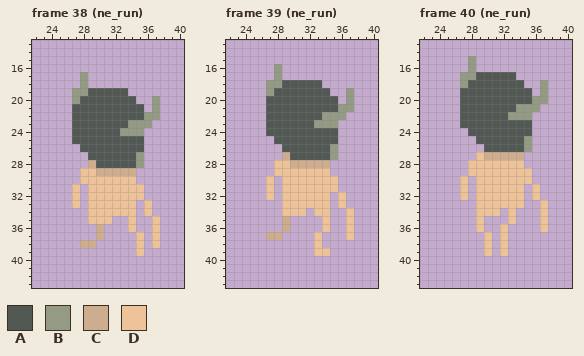
Two states of a pixel-art file, Assets/Sprites/Player/Simple Pete.aseprite. Above, as it was before the edit.
64x64 pixels, 60 frames. Colours within 5 levels of each other are drawn and written as one. Shown: frame 38 (ne_run): x 22..40, y 13..43; frame 39 (ne_run): x 22..40, y 13..43; frame 40 (ne_run): x 22..40, y 13..43. The commit also changed other frames, which this record leaves out.
Visible layers, top first: "Gear/Head/Iron_Helmet", "Head", "Body".
Palette (. is transparent): A #525854  B #949a84  C #cead8f  D #eec39a
Pixels before, frame 38 (ne_run), first column x 27:
17 .B.........
18 .B.........
19 BBAAAAA....
20 BAAAAAAA..B
21 AAAAAAAAA.B
22 AAAAAAAAABB
23 AAAAAAABBB.
24 AAAAAABBB..
25 AAAAAAAAA..
26 .AAAAAAAA..
27 ..AAAAAAB..
28 ..CAAAAAB..
29 .DDCCCCC...
30 .DDDDDDD...
31 D.DDDDDDD..
32 D.DDDDDDD..
33 D.DDDDDD.D.
34 ..DDDDDD.D.
35 ..DDD..D..D
36 ...C...D..D
37 ...C....D.D
38 .CC.....D.D
39 ........D..
Pixels before, frame 39 (ne_run), first column x 27:
16 .B.........
17 .B.........
18 BBAAAAA....
19 BAAAAAAA..B
20 AAAAAAAAA.B
21 AAAAAAAAABB
22 AAAAAAABBB.
23 AAAAAABBB..
24 AAAAAAAAA..
25 .AAAAAAAA..
26 ..AAAAAAB..
27 ..CAAAAAB..
28 .DDCCCCC...
29 .DDDDDDD...
30 D.DDDDDDD..
31 D.DDDDDDD..
32 D.DDDDDD.D.
33 ..DDDDDD.D.
34 ..DDD.DD..D
35 ..C....D..D
36 ..C....D..D
37 CC....D...D
38 ......D....
39 ......DD...
Pixels before, frame 40 (ne_run), first column x 27:
15 .B.........
16 .B.........
17 BBAAAAA....
18 BAAAAAAA..B
19 AAAAAAAAA.B
20 AAAAAAAAABB
21 AAAAAAABBB.
22 AAAAAABBB..
23 AAAAAAAAA..
24 .AAAAAAAA..
25 ..AAAAAAB..
26 ...AAAAAB..
27 ..DCCCCC...
28 .DDDDDDD...
29 .DDDDDDDD..
30 D.DDDDDDD..
31 D.DDDDDD.D.
32 D.DDDDDD.D.
33 ..DDDDDD..D
34 ..DDD.D...D
35 ..D...D...D
36 ..D..D....D
37 ...D.D.....
38 ...D.D.....
39 ...D.D.....
After the commit:
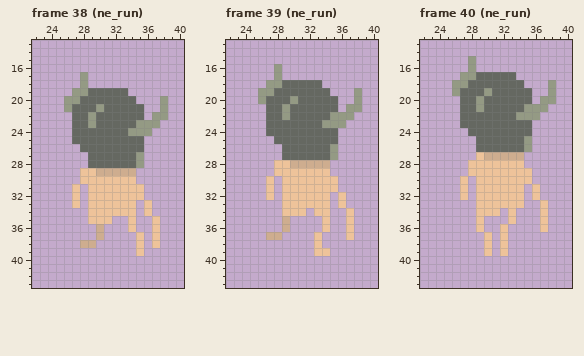
Edits made:
{"colour":"A","old":"#525854","new":"#656861"}
{"where": "frame 38 (ne_run), layer \"Gear/Head/Iron_Helmet\""}
{"frame":38,"y":20,"x":26,"old":".","new":"B"}
{"frame":38,"y":20,"x":37,"old":"B.","new":".B"}
{"frame":38,"y":21,"x":26,"old":".","new":"B"}
{"frame":38,"y":21,"x":30,"old":"A","new":"B"}
{"frame":38,"y":21,"x":37,"old":"B.","new":".B"}
{"frame":38,"y":22,"x":29,"old":"A","new":"B"}
{"frame":38,"y":22,"x":36,"old":"B","new":"."}
{"frame":38,"y":22,"x":38,"old":".","new":"B"}
{"frame":38,"y":23,"x":29,"old":"A","new":"B"}
{"frame":38,"y":23,"x":34,"old":"B","new":"A"}
{"frame":38,"y":23,"x":37,"old":".","new":"B"}
{"frame":38,"y":24,"x":33,"old":"B","new":"A"}
{"frame":38,"y":24,"x":36,"old":".","new":"B"}
{"frame":38,"y":28,"x":29,"old":"C","new":"A"}
{"where": "frame 39 (ne_run), layer \"Gear/Head/Iron_Helmet\""}
{"frame":39,"y":19,"x":26,"old":".","new":"B"}
{"frame":39,"y":19,"x":37,"old":"B.","new":".B"}
{"frame":39,"y":20,"x":26,"old":".","new":"B"}
{"frame":39,"y":20,"x":30,"old":"A","new":"B"}
{"frame":39,"y":20,"x":37,"old":"B.","new":".B"}
{"frame":39,"y":21,"x":29,"old":"A","new":"B"}
{"frame":39,"y":21,"x":36,"old":"B","new":"."}
{"frame":39,"y":21,"x":38,"old":".","new":"B"}
{"frame":39,"y":22,"x":29,"old":"A","new":"B"}
{"frame":39,"y":22,"x":34,"old":"B","new":"A"}
{"frame":39,"y":22,"x":37,"old":".","new":"B"}
{"frame":39,"y":23,"x":33,"old":"B","new":"A"}
{"frame":39,"y":23,"x":36,"old":".","new":"B"}
{"frame":39,"y":27,"x":29,"old":"C","new":"A"}
{"where": "frame 40 (ne_run), layer \"Gear/Head/Iron_Helmet\""}
{"frame":40,"y":18,"x":26,"old":".","new":"B"}
{"frame":40,"y":18,"x":37,"old":"B.","new":".B"}
{"frame":40,"y":19,"x":26,"old":".","new":"B"}
{"frame":40,"y":19,"x":30,"old":"A","new":"B"}
{"frame":40,"y":19,"x":37,"old":"B.","new":".B"}
{"frame":40,"y":20,"x":29,"old":"A","new":"B"}
{"frame":40,"y":20,"x":36,"old":"B","new":"."}
{"frame":40,"y":20,"x":38,"old":".","new":"B"}
{"frame":40,"y":21,"x":29,"old":"A","new":"B"}
{"frame":40,"y":21,"x":34,"old":"B","new":"A"}
{"frame":40,"y":21,"x":37,"old":".","new":"B"}
{"frame":40,"y":22,"x":33,"old":"B","new":"A"}
{"frame":40,"y":22,"x":36,"old":".","new":"B"}
{"frame":40,"y":26,"x":29,"old":".","new":"A"}
